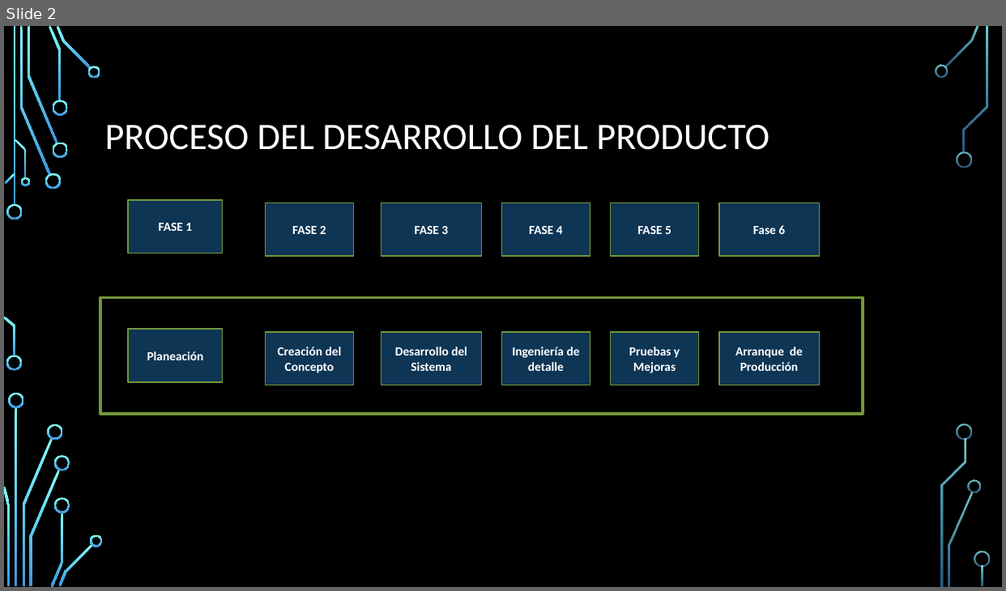
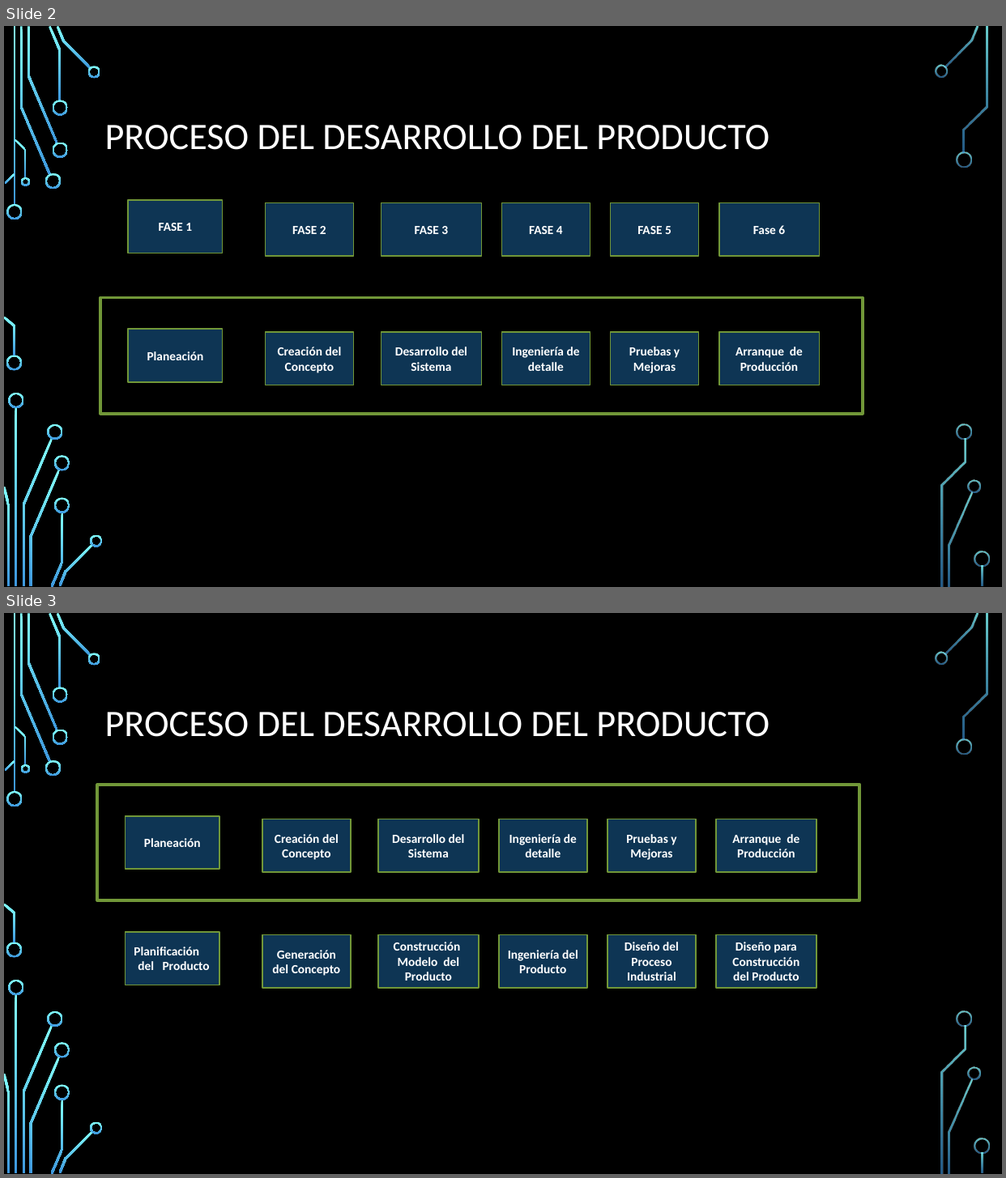
Before and after one commit to jldorado/Repo3, a slide deck: Proyectos.pptx. Shown one above the other, each under a label of ours: slide 2 before the commit, slides 2 and 3 after it. The pictures are 1006x591 and 1006x1178 pixels, drawn with LibreOffice and Linux fonts; fonts in the diff are those of the drawing; background and template pictures are left out. Boxes give left, top, right and bottom in pixels: in the first picture for what was removed or moved away, otherwise in the second. Text is boxed around its words. In the diff, an @@ line names an element or a change of style, - is before the commit and + after.

Commit message:
Se anexa Diagrama detalle

```diff
--- a/Proyectos.pptx
+++ b/Proyectos.pptx
@@ slide 3 added at <box>4,613,1002,1174</box>, background picture (left out); not listed: 36 template elements that a slide beside it also shows @@
@@ title added at <box>105,712,769,737</box>, 36 pt, text #FFFFFF @@
+PROCESO DEL DESARROLLO DEL PRODUCTO
@@ rectangle added at <box>98,785,859,901</box>, outline #729838 3 pt @@
@@ group added at <box>126,815,816,872</box>: 6 rectangles @@
+Planeación
+Creación del Concepto
+Desarrollo del Sistema
+Ingeniería de detalle
+Pruebas y Mejoras
+Arranque de Producción
@@ group added at <box>126,932,816,988</box>: 6 rectangles @@
+Planificación del Producto
+Generación del Concepto
+Construcción Modelo del Producto
+Ingeniería del Producto
+Diseño del Proceso Industrial
+Diseño para Construcción del Producto
```
